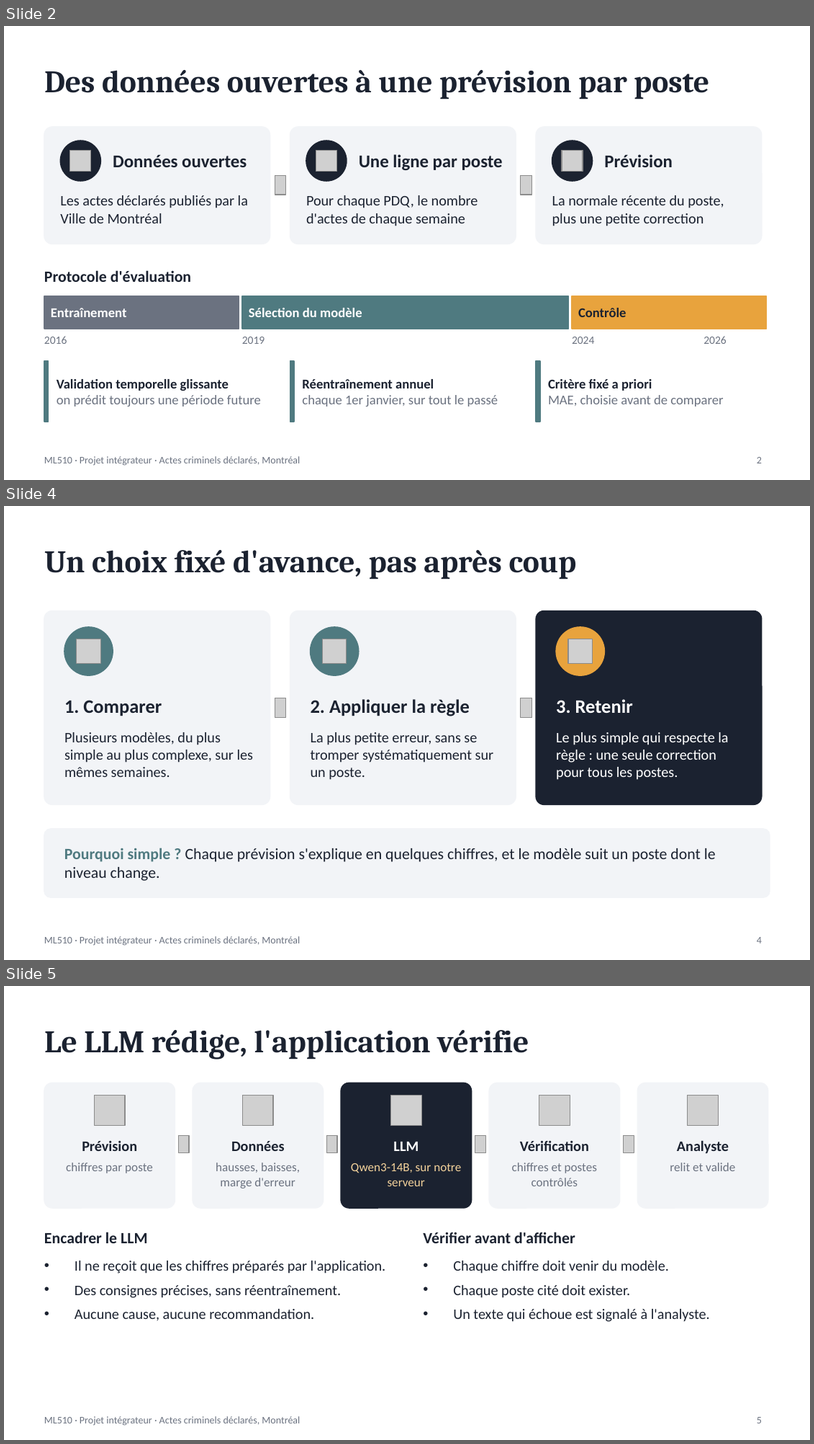
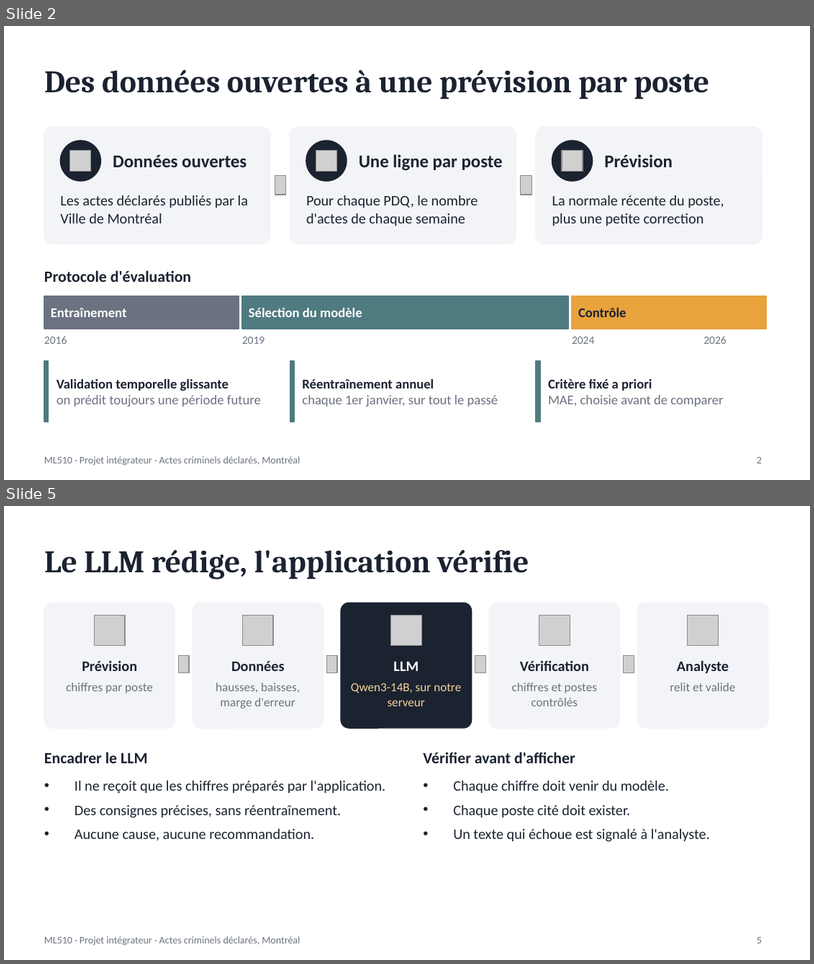
Before and after one commit to mirecloud/criminal-work, a slide deck: livrables/presentation.pptx. Shown one above the other, each under a label of ours: slides 2, 4 and 5 before the commit, slides 2 and 5 after it; the slides between them are not shown. The pictures are 814x1444 and 814x964 pixels, drawn with LibreOffice and Linux fonts; fonts in the diff are those of the drawing; grey boxes stand for pictures. Boxes give left, top, right and bottom in pixels: in the first picture for what was removed or moved away, otherwise in the second. Text is boxed around its words. In the diff, an @@ line names an element or a change of style, - is before the commit and + after.

```diff
--- a/livrables/presentation.pptx
+++ b/livrables/presentation.pptx
@@ slide 4 removed at [4,506,810,960], background #FFFFFF; not listed: 1 template element that a slide beside it also shows @@
@@ title removed at [44,550,577,579] @@
-Un choix fixé d'avance, pas après coup
@@ rounded rectangle removed at [44,611,270,804] @@
@@ rounded rectangle removed at [291,611,516,804] @@
@@ rounded rectangle removed at [536,611,762,804] @@
@@ ellipse removed at [64,627,113,675] @@
@@ ellipse removed at [311,627,359,675] @@
@@ ellipse removed at [556,627,604,675] @@
@@ picture removed at [77,639,100,663] @@
@@ picture removed at [322,639,347,663] @@
@@ picture removed at [568,639,593,663] @@
@@ text removed at [64,700,162,716] @@
-1. Comparer
@@ picture removed at [275,698,286,717] @@
@@ text removed at [311,699,470,716] @@
-2. Appliquer la règle
@@ picture removed at [521,698,532,717] @@
@@ text removed at [556,699,633,713] @@
-3. Retenir
@@ text removed at [64,732,254,777] @@
-Plusieurs modèles, du plus simple au plus complexe, sur les mêmes semaines.
@@ text removed at [311,732,494,780] @@
-La plus petite erreur, sans se tromper systématiquement sur un poste.
@@ text removed at [556,732,728,780] @@
-Le plus simple qui respecte la règle : une seule correction pour tous les postes.
@@ rounded rectangle removed at [44,829,770,897] @@
@@ text removed at [64,847,716,880] @@
-Pourquoi simple ? Chaque prévision s'explique en quelques chiffres, et le modèle suit un poste dont le niveau change.
@@ page number removed at [757,937,762,943] @@
-4
```
Also in this commit, not shown: 1 slide added, 1 other file.
